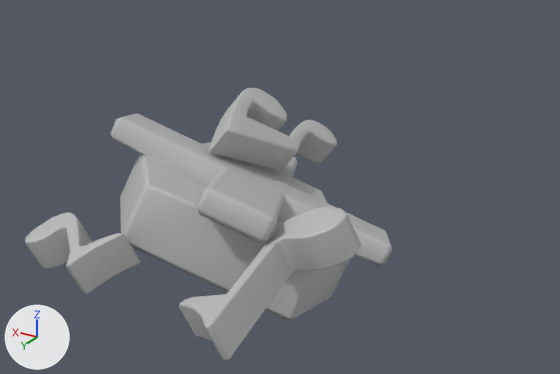
What one commit did to the FBX model Assets/Art/Model/ChessAdditive/Chess_7.fbx.
Both versions are drawn from a 50 mm camera at (-0.0318, 0.0656, 0.0285) aimed at (0.0022, 0.009, 0.0002). The axes (+X, +Y, +Z) are drawn at lower left. The lights are the same throughout. The older version comes first. Where no turn or scale is listed for an object, it has been applied to the vertices.

Script lines for the objects in view, before the commit:
```python
me_mesh = bpy.data.meshes.new('Mesh')
me_mesh.from_pydata(...)  # 517 vertices, 534 faces; spans x -0.0115..0.0204, y -0.009..0.0325, z -0.0125..0.0082
me_mesh.materials.append(mat_lambert38)  # grey #bcbcbc
ob_chess_7 = bpy.data.objects.new('Chess_7', me_mesh)
ob_chess_7.location = (0.0, 0.0, 0.0)
```
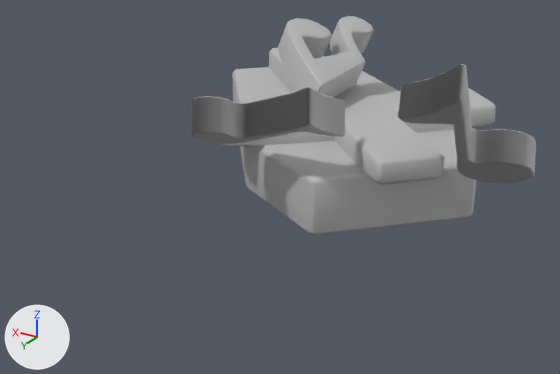
Pixel boxes (x1, y1, x2, y2) of what changed, in the pictures (560 x 374 px; the box of a moved part takes in the faces that stretch with it):
'Chess_7', reshaped (19% shorter)
    before: (25, 88, 392, 360)
    after: (191, 16, 536, 236)
part 1 of me_mesh, moved or reshaped
    before: (209, 88, 337, 171)
    after: (278, 16, 374, 97)
part 2 of me_mesh, moved or reshaped
    before: (25, 212, 141, 294)
    after: (191, 87, 345, 144)
part 3 of me_mesh, moved or reshaped
    before: (179, 207, 361, 360)
    after: (398, 64, 536, 183)
part 4 of me_mesh, moved or reshaped
    before: (110, 113, 392, 320)
    after: (222, 48, 496, 236)

Edits to the bpy script that builds the scene:
```text
Change me_mesh:
    used by ob_chess_7; location = (0.0, 0.0, 0.0)
    remove me_mesh.from_pydata(...)  # 517 vertices, 534 faces; spans x -0.0115..0.0204, y -0.009..0.0325, z -0.0125..0.0082
    add me_mesh.from_pydata(...)  # 517 vertices, 534 faces; spans x -0.0201..0.0189, y -0.0183..0.0204, z -0.0001..0.0155
    me_mesh part 1: the loose piece of 164 vertices spanning x 0.0011..0.0093, y -0.0015..0.0153, z -0.0004..0.0081 is multiplied about its middle by the matrix ((0.923, -0.372, 0.104), (0.286, 0.84, 0.461), (-0.259, -0.395, 0.881)), then moved by (-0.0027, -0.0068, 0.0061)
    me_mesh part 2: the loose piece of 114 vertices spanning x 0.0035..0.0158, y 0.0234..0.0311, z -0.0031..0.0029 is multiplied about its middle by the matrix ((0.923, -0.372, 0.104), (0.31, 0.551, -0.775), (0.23, 0.747, 0.623)), then moved by (-0.011, -0.0105, 0.0099)
    me_mesh part 3: the loose piece of 122 vertices spanning x -0.0115..-0.0023, y 0.0188..0.0325, z -0.0023..0.0053 is multiplied about its middle by the matrix ((0.991, -0.067, -0.118), (-0.063, 0.542, -0.838), (0.12, 0.838, 0.533)), then moved by (-0.0089, -0.0142, 0.0084)
    me_mesh part 4: the loose piece of 117 vertices spanning x -0.0099..0.0204, y -0.009..0.0268, z -0.0125..0.0082 is multiplied about its middle by the matrix ((0.923, -0.372, 0.104), (0.286, 0.84, 0.461), (-0.259, -0.395, 0.881)), then moved by (-0.0041, -0.0098, 0.006)
```
